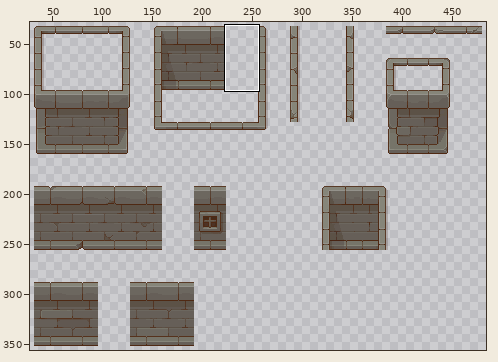
Two states of a sprite sheet, Assets/World/Tileset3/Texture/TX Tileset Wall.png. The picture above shows the old version from afar; the outline marks the close-up.
Close-up. Before:
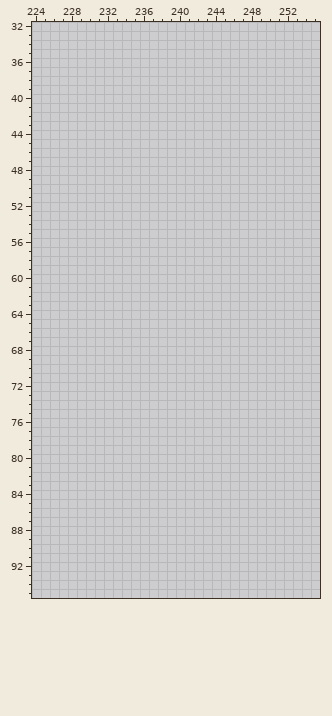
The file is 512x512 pixels. Colours within 5 levels of each other are drawn and written as one. Shown: x 224..255, y 32..95. The wide view leaves out empty margins.
And afterwards:
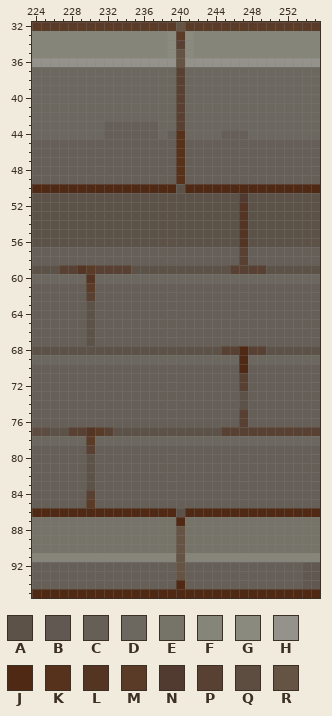
Palette (. is transparent): A #5c5247  B #615851  C #665f58  D #6c675f  E #767469  F #868579  G #8b8a7f  H #94928b  J #4f2913  K #56321c  L #543523  M #5a3b27  N #513b31  P #584132  Q #5d4d41  R #655444
The edit:
Colour A now appears in row 50 at x 240; in rows 51 to 56 at x 224 to 246 and 248 to 255; in row 59 at x 224 to 226, 235 to 245 and 250 to 255; in rows 63 to 67 at x 230; in row 68 at x 224 to 244 and 250 to 255; in rows 73 to 74 at x 247.
Colour A now appears in row 77 at x 226 to 227 and 233 to 244; in rows 80 to 83 at x 230; in row 86 at x 240.
Colour B now appears in rows 92 to 94 at x 254 to 255.
Colour C now appears in row 43 at x 232 to 237; in row 44 at x 232 to 237, 239 and 245 to 247; in rows 45 to 49 at x 224 to 239 and 241 to 255; in rows 57 to 58 at x 224 to 246 and 248 to 255; in rows 61 to 67 at x 224 to 229 and 231 to 255; in rows 70 to 76 at x 224 to 246 and 248 to 255.
Colour C now appears in rows 79 to 85 at x 224 to 229 and 231 to 255; in rows 92 to 94 at x 224 to 239 and 241 to 253.
Colour D now appears in rows 37 to 42 at x 224 to 239 and 241 to 255; in row 43 at x 224 to 231, 238 to 239 and 241 to 255; in row 44 at x 224 to 231, 238, 241 to 244 and 248 to 255; in row 60 at x 224 to 229 and 231 to 255; in row 69 at x 224 to 246 and 248 to 255; in row 78 at x 224 to 229 and 231 to 255.
Colour E now appears in rows 87 to 90 at x 224 to 239 and 241 to 255.
Colour F now appears in rows 33 to 35 at x 224 to 238 and 242 to 255; in row 91 at x 224 to 239 and 241 to 255.
Colour G now appears in rows 33 to 35 at x 239 and 241.
Colour H now appears in row 36 at x 224 to 239 and 241 to 255.
Colour J now appears in row 50 at x 224 to 239 and 241 to 255; in rows 68 to 70 at x 247; in row 86 at x 224 to 239 and 241 to 255; in row 87 at x 240; in row 94 at x 240; in row 95 at x 224 to 255.
Colour K now appears in rows 44 to 49 at x 240.
Colour L now appears in rows 52 to 56 at x 247; in row 59 at x 229; in row 60 at x 230; in row 77 at x 230.
Colour M now appears in row 32 at x 224 to 239 and 241 to 255; in row 33 at x 240; in row 59 at x 230; in row 61 at x 230; in row 77 at x 231; in row 78 at x 230.
Colour M now appears in row 85 at x 230.
Colour N now appears in row 51 at x 247.
Colour P now appears in row 34 at x 240; in rows 37 to 43 at x 240; in rows 57 to 58 at x 247; in row 59 at x 227 to 228, 231 to 234 and 246 to 249; in row 62 at x 230; in row 68 at x 245 to 246 and 248 to 249.
Colour P now appears in rows 71 to 72 at x 247; in rows 75 to 76 at x 247; in row 77 at x 228 to 229, 232 and 245 to 255; in row 79 at x 230; in row 84 at x 230.
Colour Q now appears in row 77 at x 224 to 225.
Colour R now appears in row 32 at x 240; in rows 35 to 36 at x 240; in rows 88 to 93 at x 240.
